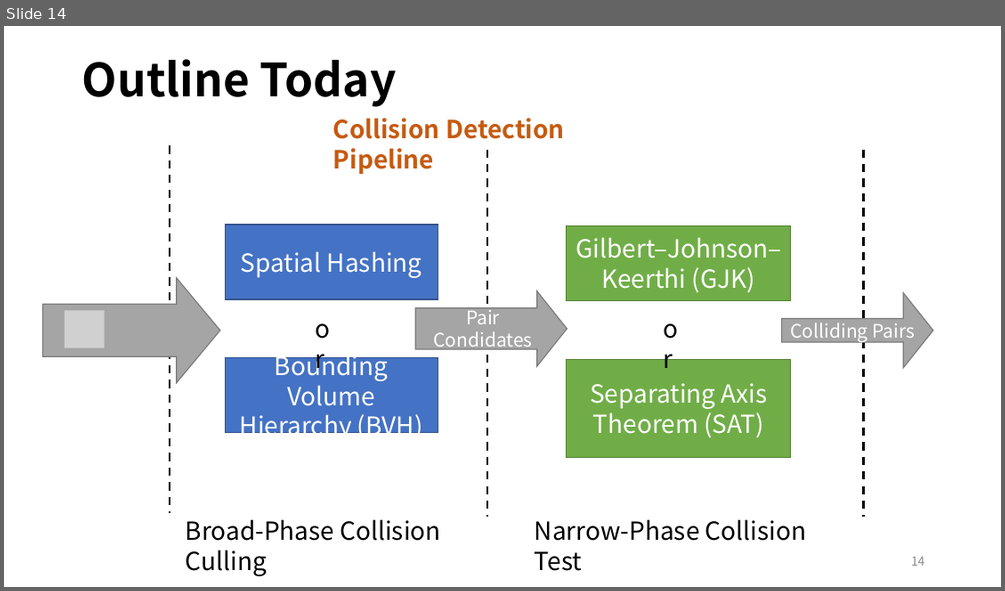
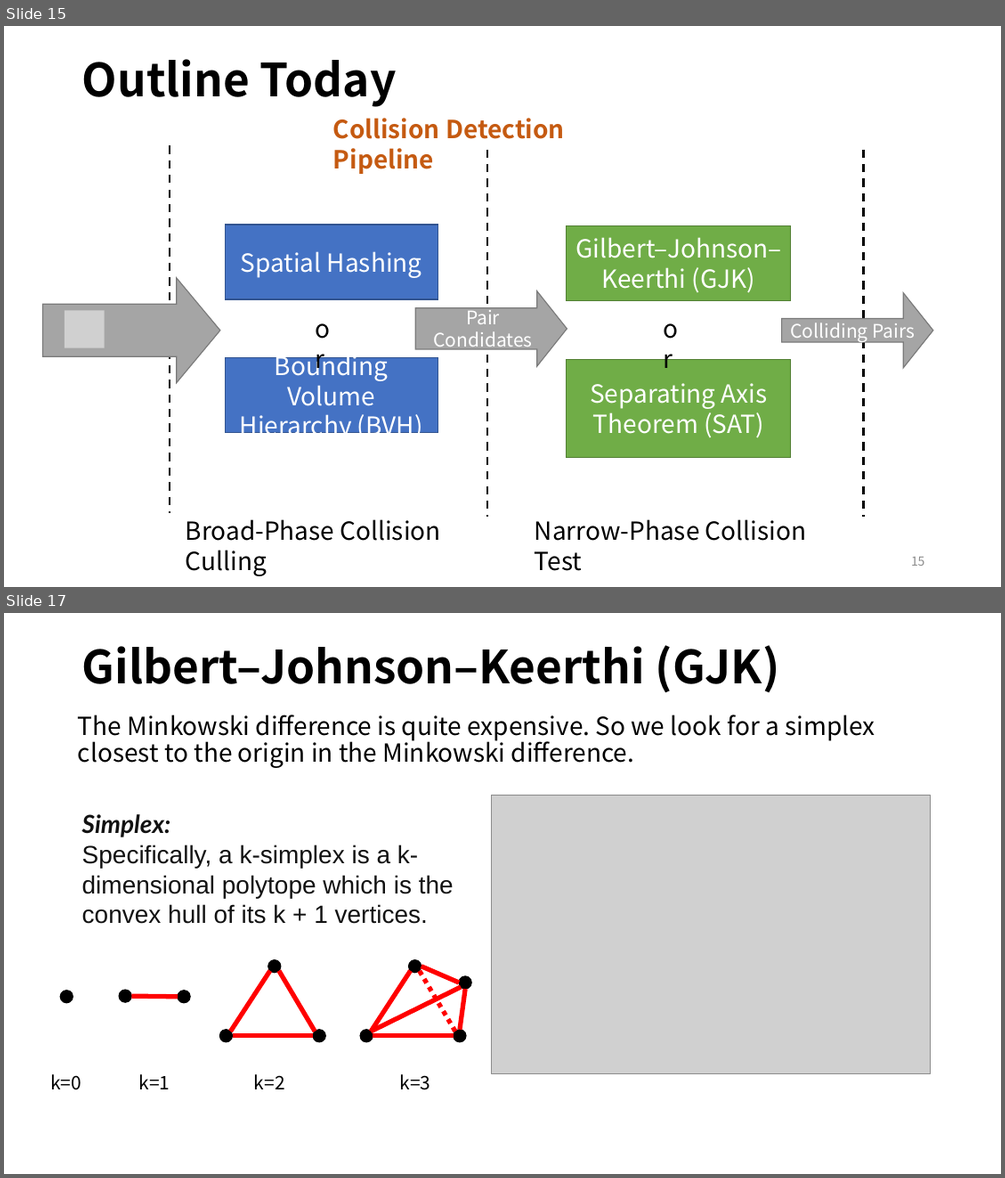
Before and after one commit to LILKOTYO/Lab-Presentation, a slide deck: 20230327_Collision_Detection/Collision_Detection.pptx. Shown one above the other, each under a label of ours: slide 14 before the commit, slides 15 and 17 after it; the slides between them are not shown. The pictures are 1005x591 and 1005x1178 pixels, drawn with LibreOffice and Linux fonts; fonts in the diff are those of the drawing; grey boxes stand for pictures. Boxes give left, top, right and bottom in pixels: in the first picture for what was removed or moved away, otherwise in the second. Text is boxed around its words. In the diff, an @@ line names an element or a change of style, - is before the commit and + after.

```diff
--- a/20230327_Collision_Detection/Collision_Detection.pptx
+++ b/20230327_Collision_Detection/Collision_Detection.pptx
@@ slide 17 added at (x1=4, y1=613, x2=1001, y2=1174), background #FFFFFF @@
@@ title added at (x1=82, y1=645, x2=780, y2=693), 44 pt, text #000000, bold @@
+Gilbert–Johnson–Keerthi (GJK)
@@ text added at (x1=78, y1=714, x2=874, y2=768), 24 pt, text #000000 @@
+The Minkowski difference is quite expensive. So we look for a simplex closest to the origin in the Minkowski difference.
@@ picture added at (x1=492, y1=795, x2=930, y2=1074) @@
@@ text added at (x1=82, y1=814, x2=453, y2=924), 24 pt, text #121212 @@
+Simplex:
+Specifically, a k-simplex is a k-dimensional polytope which is the convex hull of its k + 1 vertices.
@@ line added from (231, 1031) to (270, 971), #FF0000 4.5 pt @@
@@ ellipse added at (x1=268, y1=960, x2=281, y2=973), fill #000000, outline #000000 1 pt @@
@@ line added from (316, 1031) to (279, 971), #FF0000 4.5 pt @@
@@ line added from (372, 1031) to (411, 971), #FF0000 4.5 pt @@
@@ ellipse added at (x1=409, y1=960, x2=421, y2=973), fill #000000, outline #000000 1 pt @@
@@ line added from (455, 1031) to (419, 971), #FF0000 4.5 pt dashed @@
@@ line added from (459, 982) to (421, 966), #FF0000 4.5 pt @@
@@ ellipse added at (x1=459, y1=976, x2=471, y2=989), fill #000000, outline #000000 1 pt @@
@@ ellipse added at (x1=60, y1=989, x2=73, y2=1003), fill #000000, outline #000000 1 pt @@
@@ ellipse added at (x1=119, y1=989, x2=132, y2=1003), fill #000000, outline #000000 1 pt @@
@@ line added from (132, 996) to (178, 997), #FF0000 4.5 pt @@
@@ ellipse added at (x1=178, y1=989, x2=190, y2=1003), fill #000000, outline #000000 1 pt @@
@@ line added from (372, 1031) to (461, 987), #FF0000 4.5 pt @@
@@ line added from (461, 1030) to (465, 989), #FF0000 4.5 pt @@
@@ ellipse added at (x1=220, y1=1030, x2=233, y2=1042), fill #000000, outline #000000 1 pt @@
@@ line added from (232, 1036) to (313, 1036), #FF0000 4.5 pt @@
@@ ellipse added at (x1=313, y1=1030, x2=325, y2=1042), fill #000000, outline #000000 1 pt @@
@@ ellipse added at (x1=360, y1=1030, x2=372, y2=1042), fill #000000, outline #000000 1 pt @@
@@ line added from (372, 1036) to (453, 1036), #FF0000 4.5 pt @@
@@ ellipse added at (x1=453, y1=1030, x2=466, y2=1042), fill #000000, outline #000000 1 pt @@
@@ text added at (x1=50, y1=1074, x2=81, y2=1090), 18 pt, text #000000 @@
+k=0
@@ text added at (x1=139, y1=1074, x2=170, y2=1089), 18 pt, text #000000 @@
+k=1
@@ text added at (x1=254, y1=1074, x2=285, y2=1089), 18 pt, text #000000 @@
+k=2
@@ text added at (x1=400, y1=1074, x2=431, y2=1090), 18 pt, text #000000 @@
+k=3
@@ what was slide 14 is now slide 15 @@
@@ page number at (x1=911, y1=556, x2=925, y2=565): text changed @@
-14
+15
```
Also in this commit, not shown: 3 slides changed, 7 other slides added.
